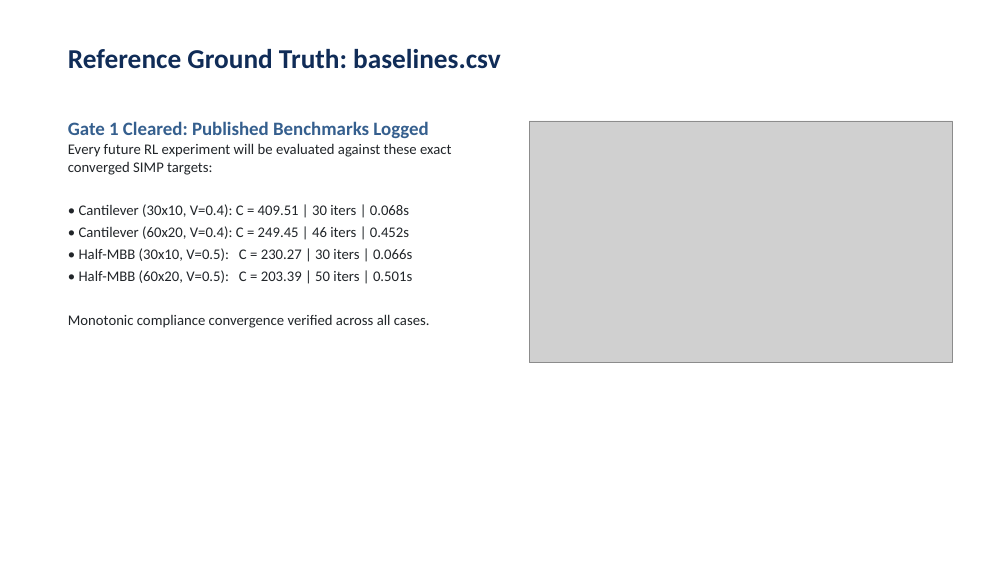
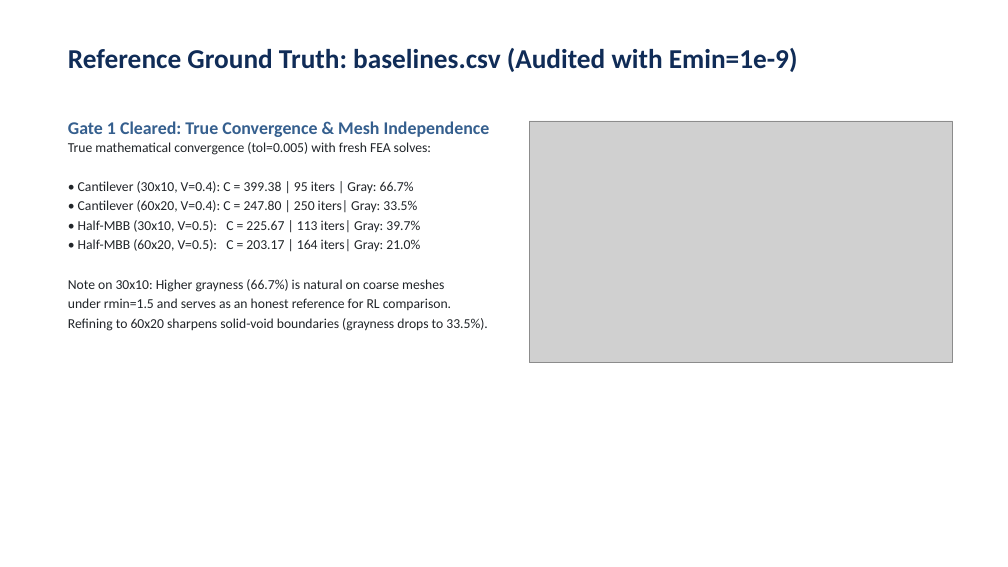
Before and after one commit to praveenantemass123/topology-optimization-rl, a slide deck: slide 3 of BTP_TopOpt_RL_Progress_Praveen.pptx. Drawn at 1008x567 pixels with LibreOffice and Linux fonts; fonts in the diff are those of the drawing; grey boxes stand for pictures. Boxes give left, top, right and bottom in pixels: in the first picture for what was removed or moved away, otherwise in the second. Text is boxed around its words. In the diff, an @@ line names an element or a change of style, - is before the commit and + after.

Commit message:
Audit complete: Gate 3 3-seed evaluation, reward consistency, automated CSV regeneration, and root cleanup

```diff
--- a/BTP_TopOpt_RL_Progress_Praveen.pptx
+++ b/BTP_TopOpt_RL_Progress_Praveen.pptx
@@ text at box(68, 48, 798, 72): text changed @@
-Reference Ground Truth: baselines.csv
+Reference Ground Truth: baselines.csv (Audited with Emin=1e-9)
@@ text at box(68, 121, 490, 331): text changed; size 14 to 13 pt @@
-Gate 1 Cleared: Published Benchmarks Logged
-Every future RL experiment will be evaluated against these exact converged SIMP targets:
-• Cantilever (30x10, V=0.4): C = 409.51 | 30 iters | 0.068s
-• Cantilever (60x20, V=0.4): C = 249.45 | 46 iters | 0.452s
-• Half-MBB (30x10, V=0.5): C = 230.27 | 30 iters | 0.066s
-• Half-MBB (60x20, V=0.5): C = 203.39 | 50 iters | 0.501s
-Monotonic compliance convergence verified across all cases.
+Gate 1 Cleared: True Convergence & Mesh Independence
+True mathematical convergence (tol=0.005) with fresh FEA solves:
+• Cantilever (30x10, V=0.4): C = 399.38 | 95 iters | Gray: 66.7%
+• Cantilever (60x20, V=0.4): C = 247.80 | 250 iters| Gray: 33.5%
+• Half-MBB (30x10, V=0.5): C = 225.67 | 113 iters| Gray: 39.7%
+• Half-MBB (60x20, V=0.5): C = 203.17 | 164 iters| Gray: 21.0%
+Note on 30x10: Higher grayness (66.7%) is natural on coarse meshes
+under rmin=1.5 and serves as an honest reference for RL comparison.
+Refining to 60x20 sharpens solid-void boundaries (grayness drops to 33.5%).
```
Also in this commit, not shown: 4 other slides changed, 1 slide added, 1 slide removed, 20 other files.
